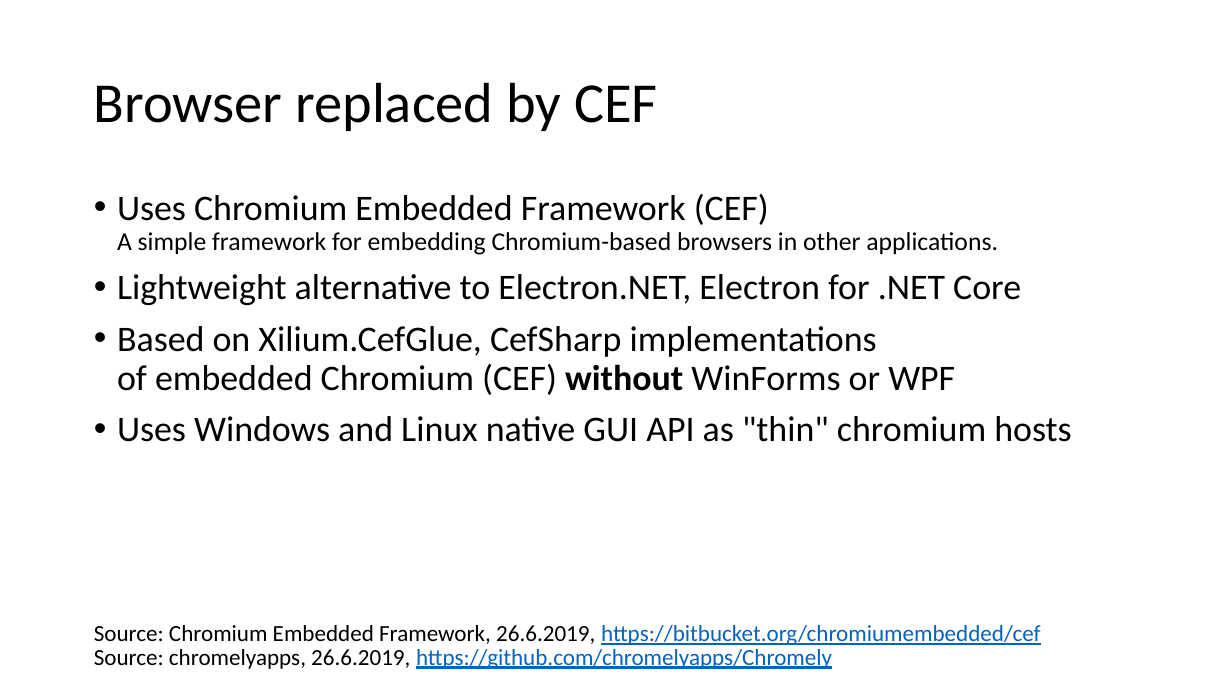
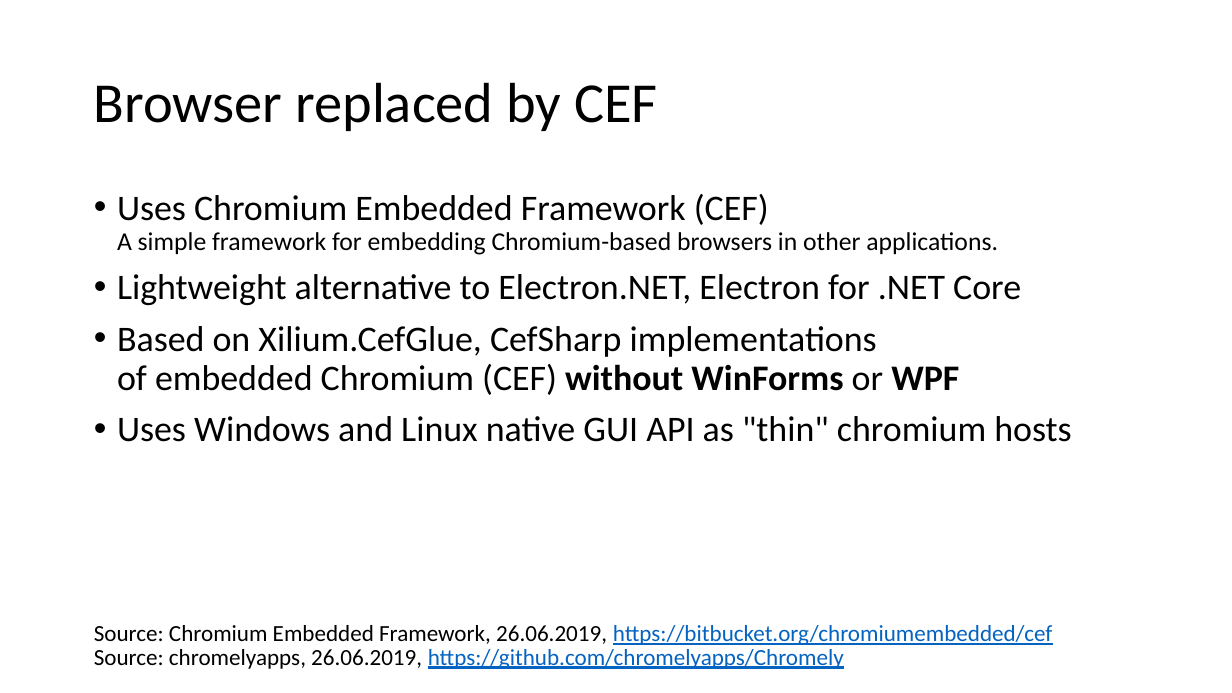
Before and after one commit to FrankPfattheicher/stonehenge.Chromely, a slide deck: slide 30 of stonehengeChromely.pptx (slide 31 before the commit). Drawn at 1232x693 pixels with LibreOffice and Linux fonts; fonts in the diff are those of the drawing. Boxes give left, top, right and bottom in pixels: in the first picture for what was removed or moved away, otherwise in the second. Text is boxed around its words. In the diff, an @@ line names an element or a change of style, - is before the commit and + after.

```diff
--- a/stonehengeChromely.pptx
+++ b/stonehengeChromely.pptx
@@ text at <box>117,326,959,395</box>: bold on in "WinForms WPF" @@
@@ text at <box>94,625,1052,645</box>: text changed @@
-Source: Chromium Embedded Framework, 26.6.2019, https://bitbucket.org/chromiumembedded/cef
+Source: Chromium Embedded Framework, 26.06.2019, https://bitbucket.org/chromiumembedded/cef
@@ text at <box>94,649,844,669</box>: text changed @@
-Source: chromelyapps, 26.6.2019, https://github.com/chromelyapps/Chromely
+Source: chromelyapps, 26.06.2019, https://github.com/chromelyapps/Chromely
```
Also in this commit, not shown: 17 other slides changed, 10 slides added, 1 other file.
